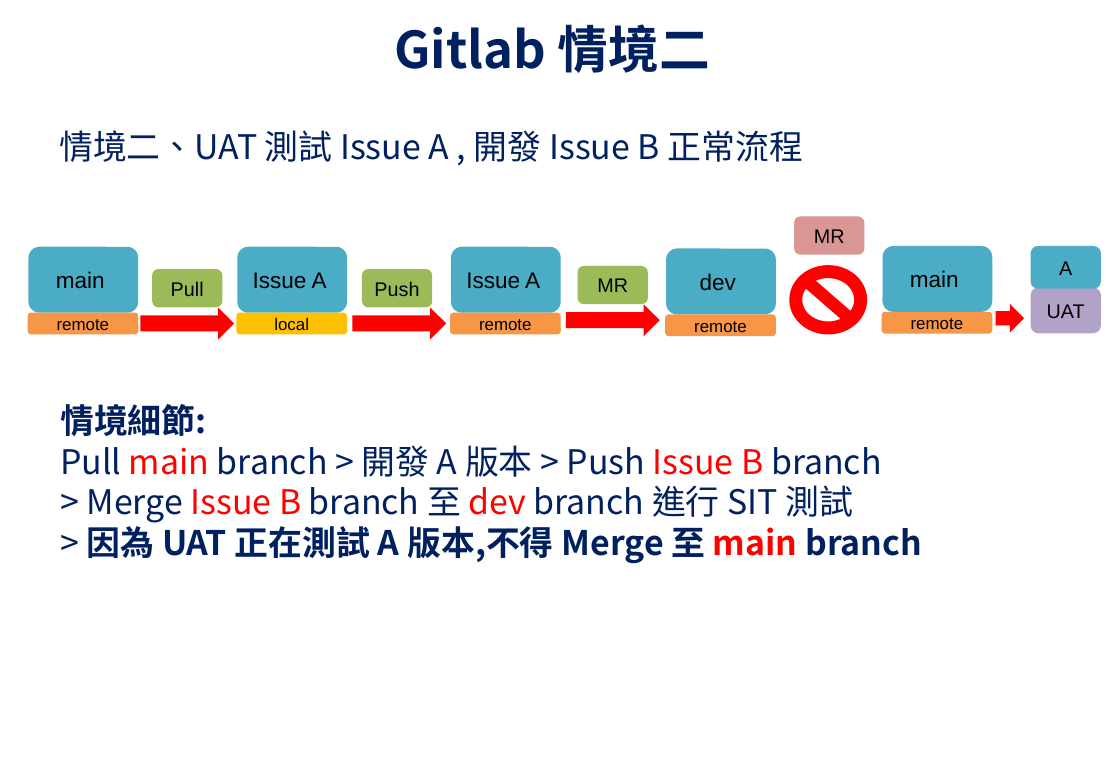
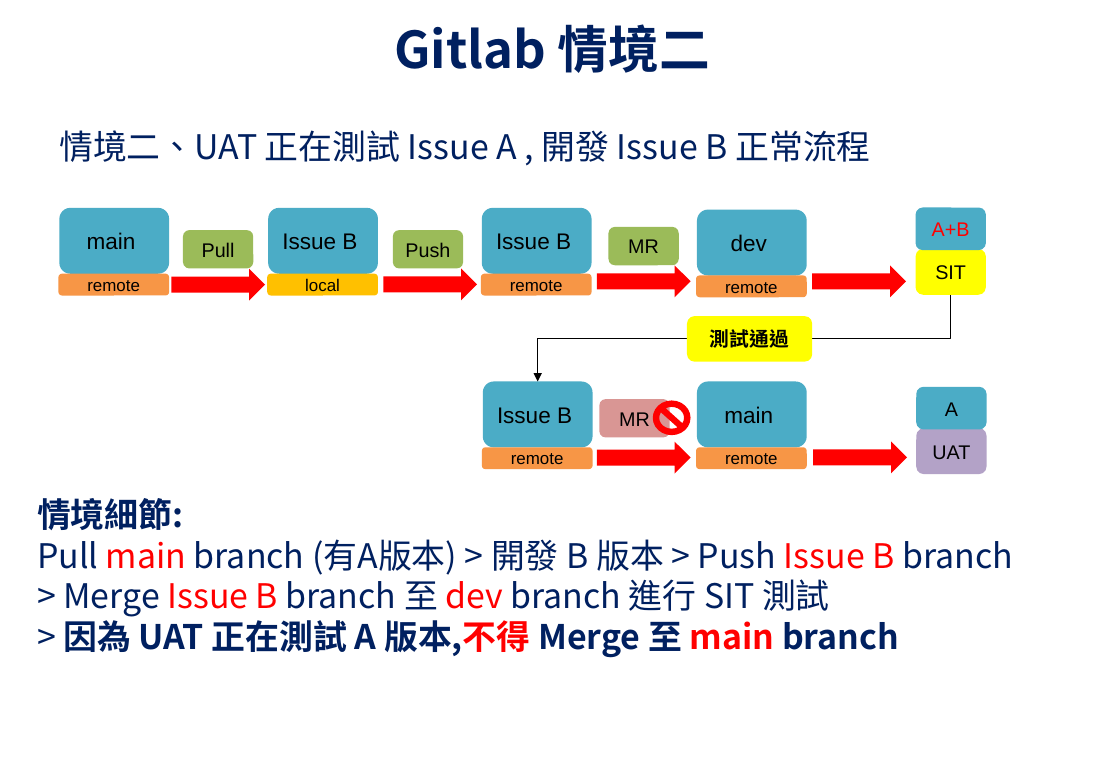
Before and after one commit to UDFWu/transfile, a slide deck: slide 3 of CICD Process.pptx. Drawn at 1120x762 pixels with LibreOffice and Linux fonts; fonts in the diff are those of the drawing; background and template pictures are left out. Boxes give left, top, right and bottom in pixels: in the first picture for what was removed or moved away, otherwise in the second. Text is boxed around its words. In the diff, an @@ line names an element or a change of style, - is before the commit and + after.

Commit message:
sss

```diff
--- a/CICD Process.pptx
+++ b/CICD Process.pptx
@@ text at [59,130,870,162]: text changed @@
-情境二、UAT 測試 Issue A , 開發 Issue B 正常流程
+情境二、UAT 正在測試 Issue A , 開發 Issue B 正常流程
@@ 11 rounded rectangles, 3 right arrows: place and size @@
-11 rounded rectangles, 3 right arrows at [27,247,776,339]
+11 rounded rectangles, 3 right arrows at [58,208,807,300]
@@ rounded rectangle added at [916,207,986,250], fill #4BACC6, 14 pt, text #FF0000 @@
+A+B
@@ text in rounded rectangle at [282,233,357,250]: text changed @@
-Issue A
+Issue B
@@ text in rounded rectangle at [496,233,571,250]: text changed @@
-Issue A
+Issue B
@@ right arrow added at [812,265,906,297], fill #FF0000 @@
@@ rounded rectangle added at [916,249,986,295], fill #FFFF00, 14 pt, text #000000 @@
+SIT
@@ elbow arrow added from (951, 295) to (538, 382), #000000 0.75 pt @@
@@ rounded rectangle added at [687,316,812,362], fill #FFFF00, 14 pt, text #000000, bold @@
+測試通過
@@ right arrow removed at [996,304,1024,332] @@
@@ rounded rectangle added at [483,382,593,448], fill #4BACC6, 16 pt, text #000000 @@
+Issue B
@@ rounded rectangle "main": place and size @@
-rounded rectangle "main" at [883,246,993,312]
+rounded rectangle "main" at [697,382,807,448]
@@ rounded rectangle "A": place and size @@
-rounded rectangle "A" at [1031,246,1101,289]
+rounded rectangle "A" at [917,387,987,430]
@@ rounded rectangle "MR": place and size @@
-rounded rectangle "MR" at [795,216,865,255]
+rounded rectangle "MR" at [600,399,670,438]
@@ no-entry sign: place and size @@
-no-entry sign at [790,265,868,334]
+no-entry sign at [654,400,691,435]
@@ rounded rectangle added at [482,447,593,470], fill #F79646, 12 pt, text #000000 @@
+remote
@@ right arrow added at [597,442,690,474], fill #FF0000 @@
@@ rounded rectangle "remote": place and size @@
-rounded rectangle "remote" at [882,312,993,334]
+rounded rectangle "remote" at [696,447,807,470]
@@ right arrow added at [813,442,907,474], fill #FF0000 @@
@@ rounded rectangle "UAT": place and size @@
-rounded rectangle "UAT" at [1031,288,1101,333]
+rounded rectangle "UAT" at [917,428,987,474]
@@ text "情境細節:": place and size @@
-text "情境細節:" at [60,404,922,564]
+text "情境細節:" at [37,498,1013,658]
@@ text at [37,539,1013,575]: text changed @@
-Pull main branch > 開發 A 版本 > Push Issue B branch
+Pull main branch (有A版本) > 開發 B 版本 > Push Issue B branch
@@ text at [63,614,899,658]: text colour #002060 to #FF0000 in "版本,不得" @@
```
Also in this commit, not shown: 4 other slides changed, 1 slide added.
